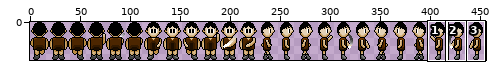
A sprite sheet gets an edit: client/assets/player.png. Above: a wide view before the commit, with the close-up outlined.
Close-up. First the earlier version:
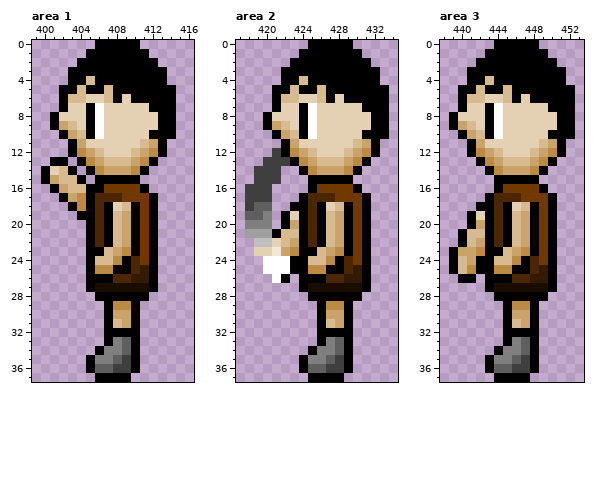
The file is 456x38 pixels. Shown: area 1: x 399..416, y 0..37; area 2: x 417..434, y 0..37; area 3: x 438..453, y 0..37. The commit also changed other parts of the picture, which this record leaves out.
The same view after the edit:
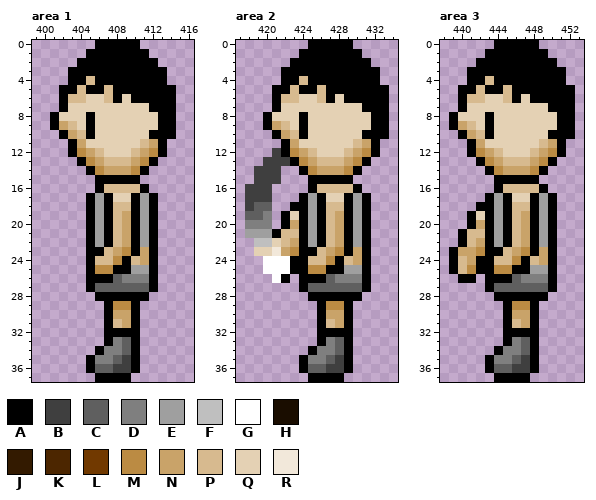
Palette (. is transparent): A #000000  B #3f3f3f  C #5f5f5f  D #7f7f7f  E #9f9f9f  F #bfbfbf  G #ffffff  H #1a0d00  J #331a00  K #4c2600  L #713900  M #bb8b43  N #c9a369  P #d7ba8f  Q #e4d1b4  R #f2e8da
The edit:
{"where": "area 1"}
{"y":7,"x":405,"old":"AG","new":"QQ"}
{"y":8,"x":406,"old":"G","new":"Q"}
{"y":9,"x":406,"old":"G","new":"Q"}
{"y":10,"x":406,"old":"G","new":"Q"}
{"y":13,"x":401,"old":"AA","new":".."}
{"y":14,"x":400,"old":"AQPA","new":"...."}
{"y":15,"x":400,"old":"ANPPA","new":"....."}
{"y":16,"x":401,"old":"ANPPA","new":"....."}
{"y":16,"x":407,"old":"LLLL","new":"PPPP"}
{"y":17,"x":402,"old":"ANM","new":"..."}
{"y":17,"x":406,"old":"KKKLLL","new":"EAQQAE"}
{"y":18,"x":403,"old":"AM","new":".."}
{"y":18,"x":406,"old":"K","new":"E"}
{"y":18,"x":408,"old":"Q","new":"P"}
{"y":18,"x":411,"old":"L","new":"E"}
{"y":19,"x":404,"old":"A","new":"."}
{"y":19,"x":406,"old":"K","new":"E"}
{"y":19,"x":411,"old":"L","new":"E"}
{"y":20,"x":406,"old":"K","new":"E"}
{"y":20,"x":411,"old":"L","new":"E"}
{"y":21,"x":406,"old":"K","new":"E"}
{"y":21,"x":411,"old":"L","new":"E"}
{"y":22,"x":406,"old":"K","new":"E"}
{"y":22,"x":411,"old":"L","new":"E"}
{"y":23,"x":411,"old":"L","new":"N"}
{"y":24,"x":410,"old":"KL","new":"PN"}
{"y":25,"x":410,"old":"KJ","new":"EE"}
{"y":26,"x":408,"old":"KKJJ","new":"CDDD"}
{"y":27,"x":406,"old":"HHHHHH","new":"CCCCCC"}
{"where": "area 2"}
{"y":7,"x":424,"old":"AG","new":"QQ"}
{"y":8,"x":425,"old":"G","new":"Q"}
{"y":9,"x":425,"old":"G","new":"Q"}
{"y":10,"x":425,"old":"G","new":"Q"}
{"y":16,"x":426,"old":"LLLL","new":"PPPP"}
{"y":17,"x":425,"old":"KKKLLL","new":"EAQQAE"}
{"y":18,"x":425,"old":"K","new":"E"}
{"y":18,"x":427,"old":"Q","new":"P"}
{"y":18,"x":430,"old":"L","new":"E"}
{"y":19,"x":425,"old":"K","new":"E"}
{"y":19,"x":430,"old":"L","new":"E"}
{"y":20,"x":425,"old":"K","new":"E"}
{"y":20,"x":430,"old":"L","new":"E"}
{"y":21,"x":425,"old":"K","new":"E"}
{"y":21,"x":430,"old":"L","new":"E"}
{"y":22,"x":425,"old":"K","new":"E"}
{"y":22,"x":430,"old":"L","new":"E"}
{"y":23,"x":430,"old":"L","new":"N"}
{"y":24,"x":429,"old":"KL","new":"PN"}
{"y":25,"x":429,"old":"KJ","new":"EE"}
{"y":26,"x":427,"old":"KKJJ","new":"CDDD"}
{"y":27,"x":425,"old":"HHHHHH","new":"CCCCCC"}
{"where": "area 3"}
{"y":7,"x":443,"old":"AG","new":"QQ"}
{"y":8,"x":444,"old":"G","new":"Q"}
{"y":9,"x":444,"old":"G","new":"Q"}
{"y":10,"x":444,"old":"G","new":"Q"}
{"y":16,"x":445,"old":"LLLL","new":"PPPP"}
{"y":17,"x":444,"old":"KKKLLL","new":"EAQQAE"}
{"y":18,"x":444,"old":"K","new":"E"}
{"y":18,"x":446,"old":"Q","new":"P"}
{"y":18,"x":449,"old":"L","new":"E"}
{"y":19,"x":444,"old":"K","new":"E"}
{"y":19,"x":449,"old":"L","new":"E"}
{"y":20,"x":444,"old":"K","new":"E"}
{"y":20,"x":449,"old":"L","new":"E"}
{"y":21,"x":444,"old":"K","new":"E"}
{"y":21,"x":449,"old":"L","new":"E"}
{"y":22,"x":444,"old":"K","new":"E"}
{"y":22,"x":449,"old":"L","new":"E"}
{"y":23,"x":449,"old":"L","new":"N"}
{"y":24,"x":448,"old":"KL","new":"PN"}
{"y":25,"x":448,"old":"KJ","new":"EE"}
{"y":26,"x":446,"old":"KKJJ","new":"CDDD"}
{"y":27,"x":444,"old":"HHHHHH","new":"CCCCCC"}
{"label":"changed","picture_box":[41,103,149,292]}
{"label":"changed","picture_box":[299,103,317,139]}
{"label":"changed","picture_box":[308,184,362,292]}
{"label":"changed","picture_box":[485,103,503,139]}
{"label":"changed","picture_box":[494,184,548,292]}
